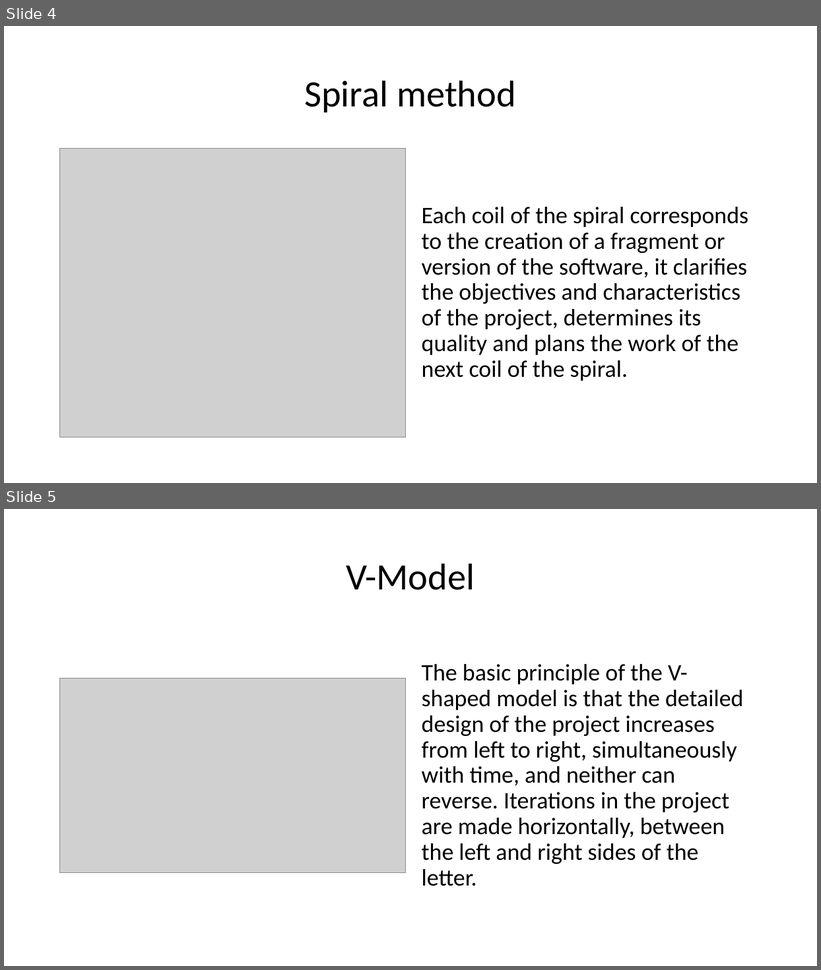
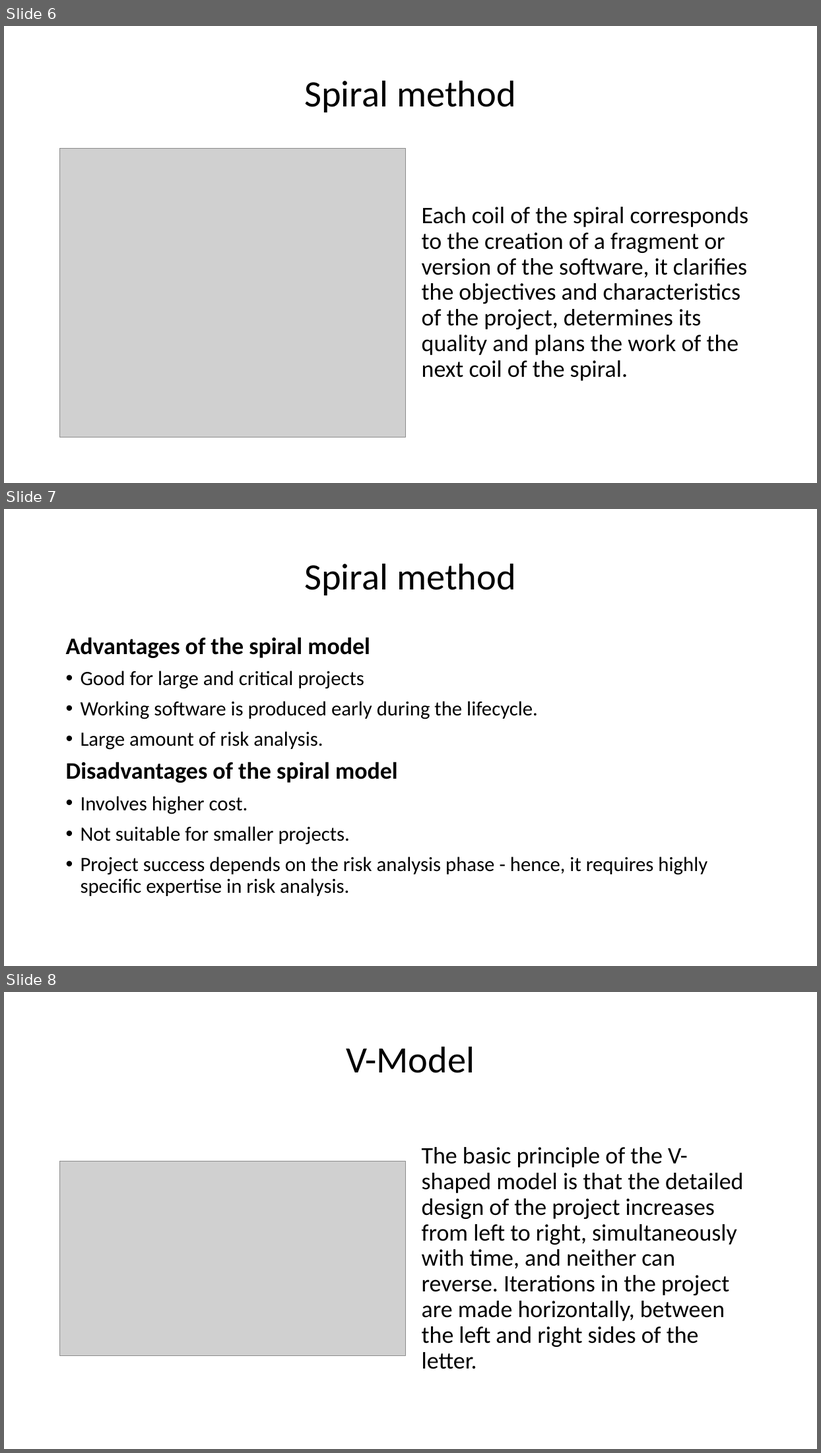
Before and after one commit to iv8032218/homework1, a slide deck: homework1/Methodologies_Ivan_Voronkov.ppt. Shown one above the other, each under a label of ours: slides 4 and 5 before the commit, slides 6, 7 and 8 after it. The pictures are 821x970 and 821x1453 pixels, drawn with LibreOffice and Linux fonts; fonts in the diff are those of the drawing; grey boxes stand for pictures. Boxes give left, top, right and bottom in pixels: in the first picture for what was removed or moved away, otherwise in the second. Text is boxed around its words. In the diff, an @@ line names an element or a change of style, - is before the commit and + after.

Commit message:
fix the translation, listed the pros and cons of the methodologies and analyzed the requirements for the cooler

```diff
--- a/homework1/Methodologies_Ivan_Voronkov.ppt
+++ b/homework1/Methodologies_Ivan_Voronkov.ppt
@@ slide 7 added at (x1=4, y1=509, x2=817, y2=966), background #FFFFFF @@
@@ title added at (x1=304, y1=563, x2=516, y2=595), 44 pt, text #000000 @@
+Spiral method
@@ text added at (x1=66, y1=637, x2=708, y2=896), 24 pt, text #000000 @@
+Advantages of the spiral model
+• Good for large and critical projects
+• Working software is produced early during the lifecycle.
+• Large amount of risk analysis.
+Disadvantages of the spiral model
+• Involves higher cost.
+• Not suitable for smaller projects.
+• Project success depends on the risk analysis phase - hence, it requires highly specific expertise in risk analysis.
@@ what was slide 4 is now slide 6 @@
@@ what was slide 5 is now slide 8 @@
```
Also in this commit, not shown: 1 slide changed, 3 other slides added, 2 other files.
